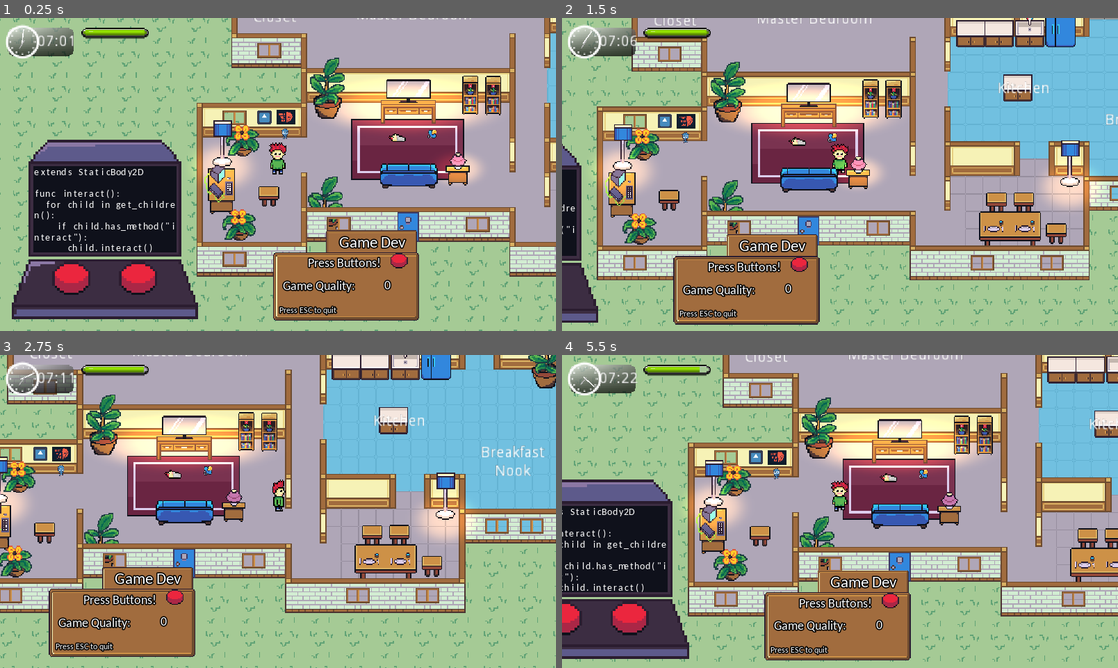
Above: before the commit, frames 1-4 (two rows, left to right).
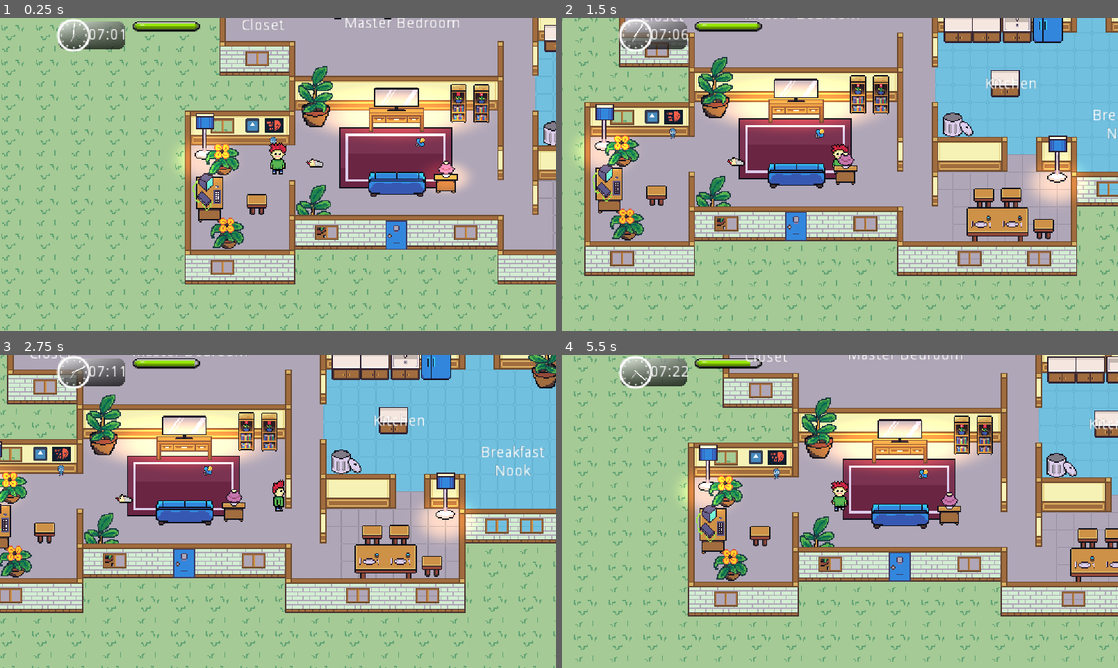
Above: after the commit, the same moments.

Repository: kevinms/godot-wild-jam-24
Game: Godot game, scene res://HouseV2.tscn
The game is run twice, just before and just after one commit, with the same random seed, the same clock (stepped at 60 frames per second) and the same inputs. The engine's default icon, where the game draws it, is replaced by a stand-in: a white triangle on a blue panel in a dark square.
Inputs:
- Up to frame 1 (0.25 s): no input
- Up to frame 2 (1.5 s): tap Enter (ui_accept) at 0.5, 0.6, 0.77, 1.07, 1.35 s; hold Right (ui_right) 0.53-1.28 s; hold Down (ui_down) from 1.28 s (still down)
- Up to frame 3 (2.75 s): tap Enter (ui_accept) at 1.52, 1.82, 2.1 s; release Down (ui_down) at 2.03 s; hold Right (ui_right) from 2.03 s (still down)
- Up to frame 4 (5.5 s): release Right (ui_right) at 2.78 s; hold Up (ui_up) 2.78-3.53 s; tap Enter (ui_accept) at 2.85, 3.02, 3.32, 3.6, 3.77, 4.07, 4.35, 4.52, 4.82, 5.1 s; hold Left (ui_left) 3.53-5.03 s; hold Down (ui_down) from 5.03 s (still down)

The runs differ from the first frame. In frame 1, 56% of the frame differs, in the area x 0-100%, y 0-100%; in frame 2, 49%; in frame 3, 10%; in frame 4, 23%.

Commit message:
You can pick up objects like babies and pacifiers. Oh, and there are trash cans.

Diff:
--- /dev/null
+++ b/Characters/Baby.gd
@@ -0,0 +1,5 @@
+extends StaticBody2D
+
+
+func interact(gui, player):
+	print("hi")
--- /dev/null
+++ b/Characters/Baby.tscn
@@ -0,0 +1,23 @@
+[gd_scene load_steps=4 format=2]
+
+[ext_resource path="res://Characters/baby.png" type="Texture" id=1]
+[ext_resource path="res://Characters/Baby.gd" type="Script" id=2]
+
+[sub_resource type="CapsuleShape2D" id=1]
+radius = 4.8335
+height = 8.29904
+
+[node name="Baby" type="StaticBody2D" groups=[
+"pickupable",
+]]
+collision_layer = 2
+script = ExtResource( 2 )
+
+[node name="Sprite" type="Sprite" parent="."]
+position = Vector2( -0.445953, -7.65552 )
+texture = ExtResource( 1 )
+
+[node name="CollisionShape2D" type="CollisionShape2D" parent="."]
+position = Vector2( 0.371628, -4.31088 )
+rotation = 1.5708
+shape = SubResource( 1 )
--- a/Furniture/ComputerDesk.tscn
+++ b/Furniture/ComputerDesk.tscn
@@ -10,7 +10,7 @@
 [ext_resource path="res://Interactions/ComputerScreen.tscn" type="PackedScene" id=8]
 
 [sub_resource type="RectangleShape2D" id=1]
-extents = Vector2( 13.6135, 16.3172 )
+extents = Vector2( 13.6135, 19.992 )
 
 [sub_resource type="AtlasTexture" id=2]
 atlas = ExtResource( 4 )
@@ -40,30 +40,29 @@
 outline_color = Color( 0, 0, 0, 1 )
 font_data = ExtResource( 6 )
 
-[sub_resource type="DynamicFont" id=8]
+[sub_resource type="DynamicFont" id=7]
 size = 8
 outline_size = 1
 outline_color = Color( 0, 0, 0, 1 )
 font_data = ExtResource( 6 )
 
-[sub_resource type="AtlasTexture" id=10]
+[sub_resource type="AtlasTexture" id=8]
 atlas = ExtResource( 7 )
 region = Rect2( 0, 0, 16, 14 )
 
-[sub_resource type="AtlasTexture" id=11]
+[sub_resource type="AtlasTexture" id=9]
 atlas = ExtResource( 7 )
 region = Rect2( 16, 0, 16, 14 )
 
-[sub_resource type="SpriteFrames" id=12]
+[sub_resource type="SpriteFrames" id=10]
 animations = [ {
-"frames": [ SubResource( 10 ), SubResource( 11 ) ],
+"frames": [ SubResource( 8 ), SubResource( 9 ) ],
 "loop": true,
 "name": "default",
 "speed": 5.0
 } ]
 
-[sub_resource type="Animation" id=7]
-resource_name = "Expand"
+[sub_resource type="Animation" id=11]
 length = 0.5
 tracks/0/type = "value"
 tracks/0/path = NodePath("Minigame:scale")
@@ -88,7 +87,7 @@
 
 [node name="CollisionShape2D" type="CollisionShape2D" parent="."]
 visible = false
-position = Vector2( 0.160065, -14.8495 )
+position = Vector2( -0.0902173, -18.0197 )
 shape = SubResource( 1 )
 
 [node name="Light2D" type="Light2D" parent="."]
@@ -101,9 +100,11 @@
 position = Vector2( 59.6902, 14.6998 )
 z_index = 60
 frames = SubResource( 4 )
+frame = 1
 playing = true
 
 [node name="Minigame" type="Node2D" parent="."]
+visible = false
 position = Vector2( 0.450806, 35.4666 )
 z_index = 60
 
@@ -197,15 +198,14 @@
 
 [node name="AnimatedSprite" type="AnimatedSprite" parent="Minigame"]
 position = Vector2( 163.164, 8.90556 )
-frames = SubResource( 12 )
-frame = 1
+frames = SubResource( 10 )
 playing = true
 
 [node name="ComputerScreen" parent="Minigame" instance=ExtResource( 8 )]
 position = Vector2( -107.756, -14.0308 )
 
 [node name="AnimationPlayer" type="AnimationPlayer" parent="."]
-anims/Expand = SubResource( 7 )
+anims/Expand = SubResource( 11 )
 
 [node name="LetterSpawn" type="Position2D" parent="."]
 position = Vector2( 7.34173, -22.0252 )
--- a/Furniture/Pacifier.tscn
+++ b/Furniture/Pacifier.tscn
@@ -1,10 +1,21 @@
-[gd_scene load_steps=2 format=2]
+[gd_scene load_steps=3 format=2]
 
 [ext_resource path="res://Furniture/Assets/pacifier.png" type="Texture" id=1]
 
-[node name="Pacifier" type="Node2D"]
+[sub_resource type="CapsuleShape2D" id=1]
+radius = 4.32673
+height = 3.74056
+
+[node name="Pacifier" type="Area2D"]
+collision_layer = 2
+collision_mask = 2
 
 [node name="pacifier" type="Sprite" parent="."]
 position = Vector2( 0.0883865, -3.97748 )
 scale = Vector2( 0.5, 0.5 )
 texture = ExtResource( 1 )
+
+[node name="CollisionShape2D" type="CollisionShape2D" parent="."]
+position = Vector2( 0.0883904, -4.19845 )
+rotation = 1.5708
+shape = SubResource( 1 )
--- /dev/null
+++ b/Furniture/TrashCan.tscn
@@ -0,0 +1,20 @@
+[gd_scene load_steps=3 format=2]
+
+[ext_resource path="res://Furniture/Assets/trash-can.png" type="Texture" id=1]
+
+[sub_resource type="RectangleShape2D" id=1]
+extents = Vector2( 14.3219, 6.98237 )
+
+[node name="TrashCan" type="StaticBody2D"]
+position = Vector2( 0, 0.70871 )
+collision_layer = 2
+collision_mask = 2
+
+[node name="Sprite" type="Sprite" parent="."]
+position = Vector2( 0, -16.3002 )
+texture = ExtResource( 1 )
+
+[node name="CollisionShape2D" type="CollisionShape2D" parent="."]
+visible = false
+position = Vector2( 0.708694, -8.50447 )
+shape = SubResource( 1 )
--- a/HouseV2.tscn
+++ b/HouseV2.tscn
@@ -18,7 +18,7 @@
 [ext_resource path="res://Furniture/BedLarge.tscn" type="PackedScene" id=16]
 [ext_resource path="res://Furniture/TableSmallFront.tscn" type="PackedScene" id=17]
 [ext_resource path="res://Furniture/PlantSmall.tscn" type="PackedScene" id=18]
-[ext_resource path="res://Characters/baby.png" type="Texture" id=19]
+[ext_resource path="res://Characters/Baby.tscn" type="PackedScene" id=19]
 [ext_resource path="res://Furniture/DiaperChangingStation.tscn" type="PackedScene" id=20]
 [ext_resource path="res://Furniture/ComputerDesk.tscn" type="PackedScene" id=21]
 [ext_resource path="res://GodotPicture.tscn" type="PackedScene" id=22]
@@ -30,6 +30,7 @@
 [ext_resource path="res://Furniture/KitchenSink.tscn" type="PackedScene" id=28]
 [ext_resource path="res://Furniture/KitchenCounter.tscn" type="PackedScene" id=29]
 [ext_resource path="res://UI/GUI.tscn" type="PackedScene" id=30]
+[ext_resource path="res://Furniture/TrashCan.tscn" type="PackedScene" id=31]
 
 [sub_resource type="TileSet" id=1]
 0/name = "floor-tiles-v2.png 0"
@@ -373,7 +374,7 @@
 } ]
 0/z_index = 0
 
-[node name="Node2D" type="Node2D"]
+[node name="House" type="Node2D"]
 
 [node name="Floor" type="TileMap" parent="."]
 z_index = -99
@@ -399,17 +400,21 @@
 format = 1
 tile_data = PoolIntArray( -393208, 0, 196610, -393207, 0, 65539, -393206, 0, 65540, -393205, 0, 65539, -393204, 0, 6553 …(1897 unchanged characters)…
 
+[node name="Baby" parent="YSort" instance=ExtResource( 19 )]
+position = Vector2( 101.106, 148.577 )
+collision_mask = 2
+
 [node name="Player" parent="YSort" instance=ExtResource( 4 )]
-position = Vector2( 56.0867, 162.171 )
+position = Vector2( 67.0002, 154.598 )
 
 [node name="Camera2D" type="Camera2D" parent="YSort/Player"]
 current = true
 
 [node name="GUI" parent="YSort/Player/Camera2D" instance=ExtResource( 30 )]
-margin_left = -255.212
-margin_top = -142.111
-margin_right = -110.212
-margin_bottom = -102.111
+margin_left = -207.994
+margin_top = -148.347
+margin_right = -62.9944
+margin_bottom = -108.347
 
 [node name="TV" parent="YSort" instance=ExtResource( 6 )]
 position = Vector2( 176.665, 114.952 )
@@ -439,7 +444,9 @@
 position = Vector2( 508.98, 48.9597 )
 scale = Vector2( -1, 1 )
 
-[node name="Pacifier" parent="YSort" instance=ExtResource( 14 )]
+[node name="Pacifier" parent="YSort" groups=[
+"pickupable",
+] instance=ExtResource( 14 )]
 position = Vector2( 197.642, 129.157 )
 
 [node name="bookshelf_flower" parent="YSort" instance=ExtResource( 13 )]
@@ -463,8 +470,14 @@
 [node name="PlantSmall" parent="YSort" instance=ExtResource( 18 )]
 position = Vector2( 255.025, -20.0661 )
 
+[node name="TrashCan" parent="YSort" instance=ExtResource( 31 )]
+position = Vector2( 324.382, 129.926 )
+
+[node name="TrashCan2" parent="YSort" instance=ExtResource( 31 )]
+position = Vector2( 428.338, -143.658 )
+
 [node name="PlantSmall3" parent="YSort" instance=ExtResource( 18 )]
-position = Vector2( 23.2754, 145.184 )
+position = Vector2( 15.7839, 154.923 )
 
 [node name="PlantSmall4" parent="YSort" instance=ExtResource( 18 )]
 position = Vector2( 20.2702, 222.789 )
@@ -484,10 +497,6 @@
 [node name="Lamp2" parent="YSort/TableSmallFront2" instance=ExtResource( 9 )]
 position = Vector2( -0.374573, -14.0466 )
 
-[node name="baby" type="Sprite" parent="YSort"]
-position = Vector2( 165.675, 125.365 )
-texture = ExtResource( 19 )
-
 [node name="DiaperChangingStation" parent="YSort" instance=ExtResource( 20 )]
 position = Vector2( 383.954, -142.524 )
 
@@ -501,7 +510,7 @@
 position = Vector2( 3.8443, 197.16 )
 
 [node name="LampTall" parent="YSort" instance=ExtResource( 23 )]
-position = Vector2( 4.64191, 155.939 )
+position = Vector2( -0.738865, 141.573 )
 
 [node name="LampTall2" parent="YSort" instance=ExtResource( 23 )]
 position = Vector2( 416.446, 170.642 )
--- a/Player.gd
+++ b/Player.gd
@@ -2,7 +2,7 @@
 
 const ACCEL = 2000
 const MAX_SPEED = 200
-const MIN_SPEED = 50
+const MIN_SPEED = 100
 const FRICTION = 1200
 
 enum State {
@@ -19,24 +19,53 @@
 
 onready var objectInFront = null
 
+var objectsInFront = []
+
+var held_object = null
+
 var velocity = Vector2.ZERO
 
 func takeAction(object):
 	print("name: ", object.get_name())
 
+	print(object)
+	if object.has_method("interact"):
+		object.interact(guiHandle, self)
+
 	if object.get_name() == "Fridge":
 		print("Opening the fridge for a snack!")
 		guiHandle.updateEnergy(100)
 
-	print(object)
-	if object.has_method("interact"):
-		object.interact(guiHandle, self)
+func pickup_or_drop() -> bool:
+	# Drop the object, if we already have one.
+	if held_object != null:
+		remove_child(held_object)
+		get_parent().add_child(held_object)
+		held_object.position = position + Vector2.DOWN
+		held_object = null
+		return true
+
+	# Try to pick up objects in front of us.
+	for object in objectsInFront:
+		if object.is_in_group("pickupable"):
+			var parent = object.get_parent()
+			parent.remove_child(object)
+			add_child(object)
+			object.position = Vector2.ZERO
+			held_object = object
+			return true
+
+	return false
 
 func _process(delta):
 	if state == State.MINIGAME:
 		return
 
 	if Input.is_action_just_released("ui_accept"):
+		if pickup_or_drop():
+			print("Picked up object")
+			return
+
 		if objectInFront != null:
 			takeAction(objectInFront)
 
@@ -63,17 +92,27 @@
 
 	move_and_slide(velocity)
 
+func object_stack_add(object):
+	if !objectsInFront.has(object):
+		objectsInFront.append(object)
+
+func object_stack_del(object):
+	objectsInFront.erase(object)
 
 func _on_ActionArea_area_shape_entered(area_id, area, area_shape, self_shape):
 	#print(area_id, area, area_shape, self_shape)
 	#print(area.get_name())
 	objectInFront = area
+	object_stack_add(area)
 
 func _on_ActionArea_area_shape_exited(area_id, area, area_shape, self_shape):
 	objectInFront = null
+	object_stack_del(area)
 
 func _on_ActionArea_body_entered(body):
 	objectInFront = body
+	object_stack_add(body)
 
 func _on_ActionArea_body_exited(body):
 	objectInFront = null
+	object_stack_del(body)
Binary file added: Furniture/Assets/trash-can.png
Not shown, added: Furniture/Assets/trash-can.png.import
Not shown: 3 places in Furniture/ComputerDesk.tscn that only renumber resources
Not shown: 1 places in HouseV2.tscn that only renumber resources
Not shown, changed: Furniture/Assets/computer-screen.xcf
Not shown, added: Furniture/Assets/trash-can.xcf
